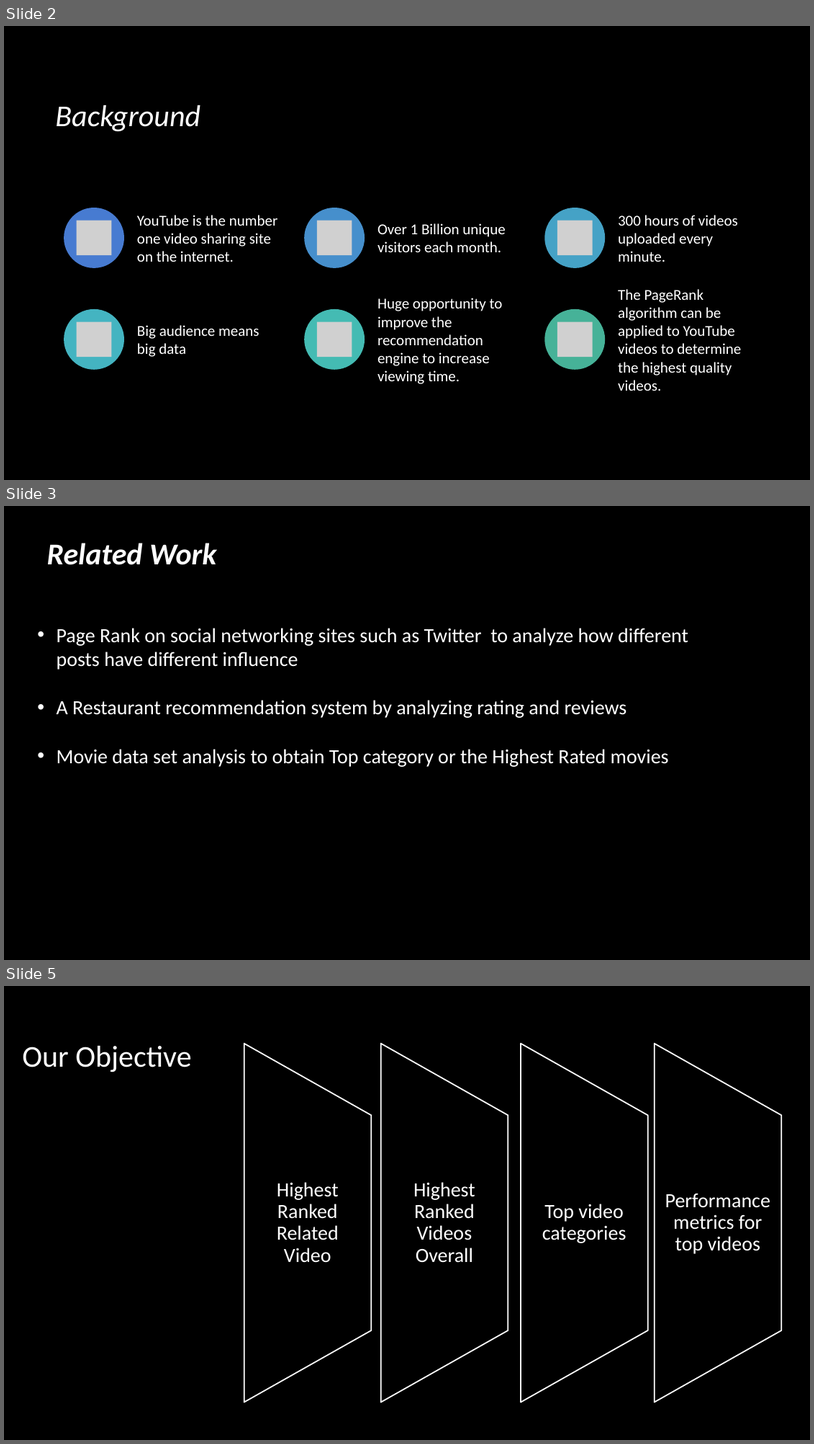
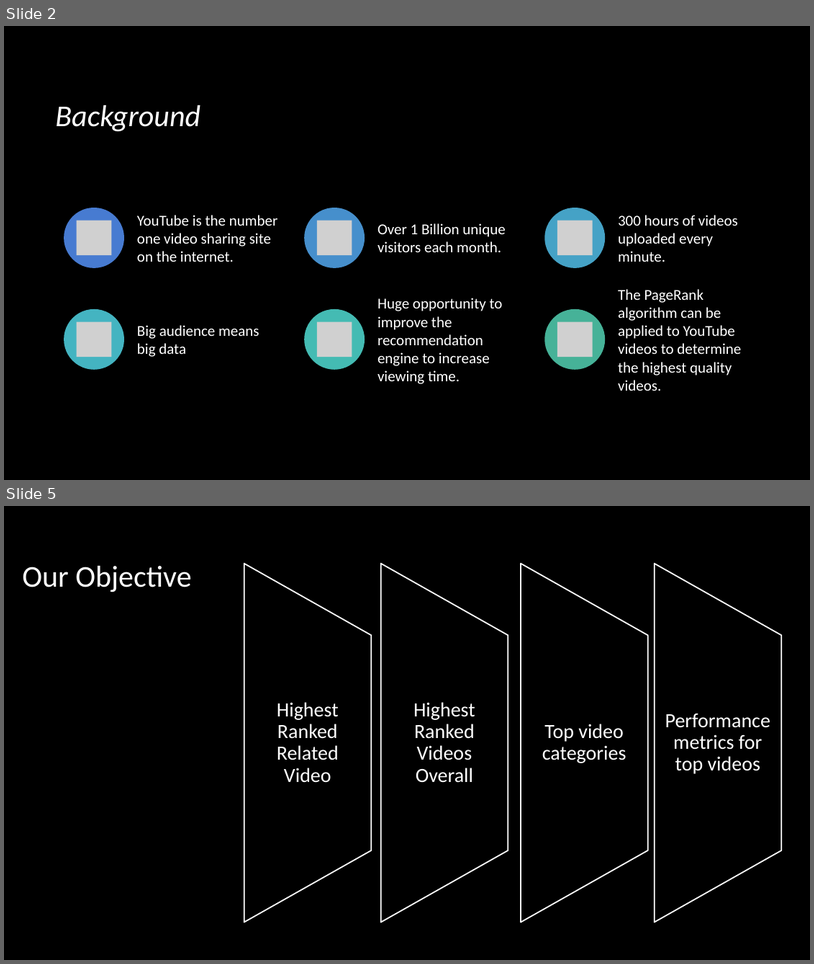
Before and after one commit to EvanGrill/CS436_Big_Data_Systems, a slide deck: doc/Bigdataproposal.pptx. Shown one above the other, each under a label of ours: slides 2, 3 and 5 before the commit, slides 2 and 5 after it; the slides between them are not shown. The pictures are 814x1444 and 814x964 pixels, drawn with LibreOffice and Linux fonts; fonts in the diff are those of the drawing; grey boxes stand for pictures; background and template pictures are left out. Boxes give left, top, right and bottom in pixels: in the first picture for what was removed or moved away, otherwise in the second. Text is boxed around its words. In the diff, an @@ line names an element or a change of style, - is before the commit and + after.

```diff
--- a/doc/Bigdataproposal.pptx
+++ b/doc/Bigdataproposal.pptx
@@ slide 3 removed at box(4, 506, 810, 960), background picture (left out) @@
@@ title removed at box(47, 543, 217, 565) @@
-Related Work
@@ text removed at box(57, 628, 689, 767) @@
-• Page Rank on social networking sites such as Twitter to analyze how different posts have different influence
-• A Restaurant recommendation system by analyzing rating and reviews
-• Movie data set analysis to obtain Top category or the Highest Rated movies
```
Also in this commit, not shown: 5 slides changed, 2 slides added, 1 other slide removed.
